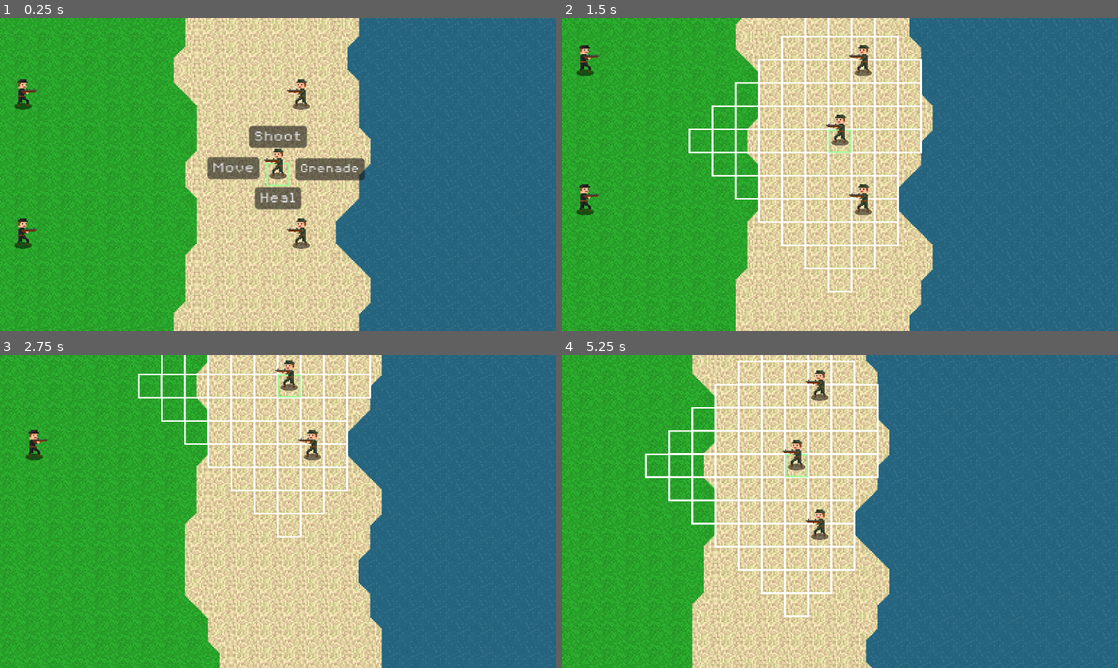
Above: before the commit, frames 1-4 (two rows, left to right).
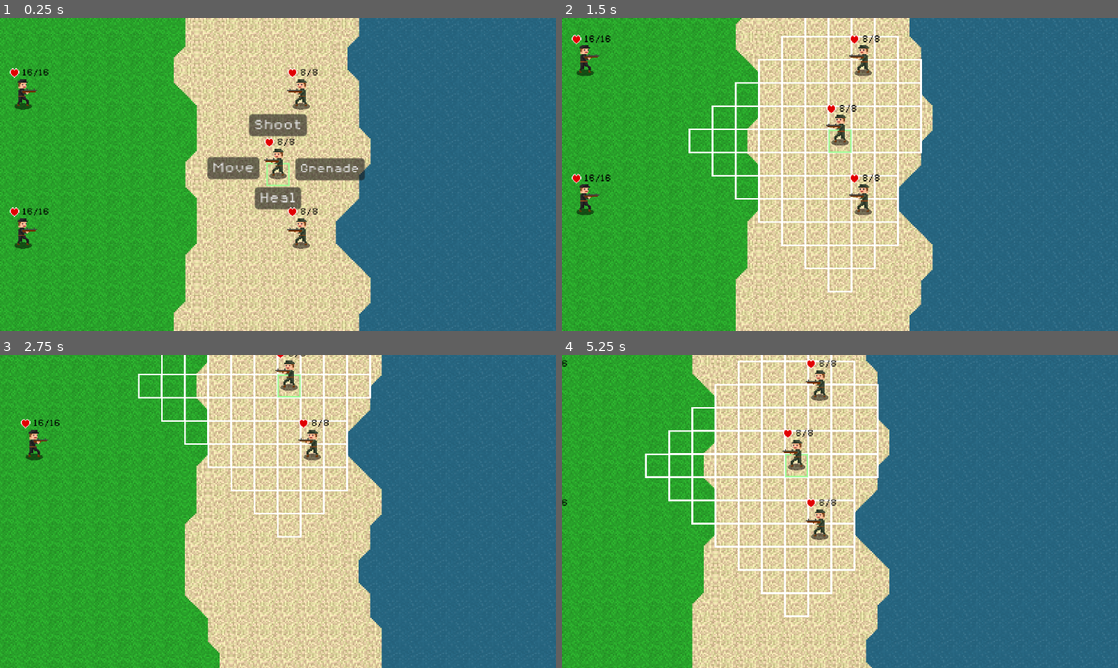
Above: after the commit, the same moments.

Repository: JLi69/thaddaysim
Game: Godot game, scene res://scenes/Main.tscn
Same seed, same stepped clock (60 frames per second), same inputs: the game is played once before the commit and once after it.
Inputs (mouse positions are in pixels of both pictures, inside the frame that each line leads up to):
- Up to frame 1 (0.25 s): no input
- Up to frame 2 (1.5 s): click "Move" at 0.5 s; move the mouse to (962, 158) at 1.27 s; hold S (camera_down) from 1.28 s (still down)
- Up to frame 3 (2.75 s): move the mouse to (166, 527) at 2.02 s; release S (camera_down) at 2.03 s; tap A (camera_left) at 2.1 s
- Up to frame 4 (5.25 s): tap Enter at 2.75 s; move the mouse to (895, 442) at 2.77 s; hold Middle mouse button (camera_move) 2.78-3.53 s; move the mouse to (812, 574) at 3.52 s; tap Right (camera_right) at 3.6 s; move the mouse to (1006, 558) at 4.27 s; tap Space (camera_stop_zoom) at 4.35 s; move the mouse to (673, 464) at 5.02 s; tap Up (camera_up) at 5.1 s

The runs differ from the first frame. In frame 1, 1.2% of the frame differs, in the area x 1-58%, y 16-64%; in frame 2, 0.4%; in frame 3, 0.2%; in frame 4, 0.3%.

Commit message:
started work on health

Diff:
--- a/scenes/AlliedSoldier.tscn
+++ b/scenes/AlliedSoldier.tscn
@@ -1,10 +1,11 @@
-[gd_scene load_steps=22 format=3 uid="uid://o3ai05q6n00j"]
+[gd_scene load_steps=23 format=3 uid="uid://o3ai05q6n00j"]
 
 [ext_resource type="Texture2D" uid="uid://cm6kxt2fqq8s5" path="res://art/soldier.png" id="1_nvo2k"]
 [ext_resource type="Script" path="res://scripts/allied_soldier.gd" id="2_at5eq"]
 [ext_resource type="Texture2D" uid="uid://dtl8xc6daks87" path="res://art/shadow.png" id="3_ojkwm"]
 [ext_resource type="FontFile" uid="uid://b83lr4reqbm0y" path="res://fonts/8BitOperator/8bitOperatorPlus8-Regular.ttf" id="4_jsfsn"]
 [ext_resource type="Script" path="res://scripts/allied_soldier_buttons.gd" id="4_wx0ji"]
+[ext_resource type="Texture2D" uid="uid://gtmsubhl8mbc" path="res://art/heart.png" id="6_huid0"]
 
 [sub_resource type="AtlasTexture" id="AtlasTexture_4u63t"]
 atlas = ExtResource("1_nvo2k")
@@ -152,9 +153,9 @@
 
 [node name="Shoot" type="Button" parent="Buttons"]
 offset_left = -25.0
-offset_top = -27.5
+offset_top = -37.5
 offset_right = 25.0
-offset_bottom = -8.5
+offset_bottom = -18.5
 theme_override_fonts/font = ExtResource("4_jsfsn")
 theme_override_font_sizes/font_size = 14
 text = "Shoot"
@@ -180,4 +181,20 @@
 text = "Heal"
 metadata/_edit_use_anchors_ = true
 
+[node name="Heart" type="Sprite2D" parent="."]
+position = Vector2(-7.5, -12.5)
+scale = Vector2(0.5, 0.5)
+texture = ExtResource("6_huid0")
+
+[node name="HP" type="Label" parent="Heart"]
+offset_left = 12.5
+offset_top = -7.5
+offset_right = 108.5
+offset_bottom = 15.5
+theme_override_colors/font_color = Color(0, 0, 0, 1)
+theme_override_fonts/font = ExtResource("4_jsfsn")
+theme_override_font_sizes/font_size = 18
+text = "hp/max hp"
+metadata/_edit_use_anchors_ = true
+
 [connection signal="pressed" from="Buttons/Move" to="Buttons" method="_on_move_pressed"]
--- a/scenes/AxisSoldier.tscn
+++ b/scenes/AxisSoldier.tscn
@@ -1,10 +1,11 @@
-[gd_scene load_steps=22 format=3 uid="uid://cndr272gpptp8"]
+[gd_scene load_steps=23 format=3 uid="uid://cndr272gpptp8"]
 
 [ext_resource type="Texture2D" uid="uid://b4cnnpdivfsmu" path="res://art/axis_soldier.png" id="1_05sra"]
 [ext_resource type="Script" path="res://scripts/axis_soldier.gd" id="2_057vq"]
 [ext_resource type="Texture2D" uid="uid://dtl8xc6daks87" path="res://art/shadow.png" id="2_geepr"]
 [ext_resource type="Script" path="res://scenes/axis_soldier_buttons.gd" id="4_ledci"]
 [ext_resource type="FontFile" uid="uid://b83lr4reqbm0y" path="res://fonts/8BitOperator/8bitOperatorPlus8-Regular.ttf" id="5_if13f"]
+[ext_resource type="Texture2D" uid="uid://gtmsubhl8mbc" path="res://art/heart.png" id="6_dp8f4"]
 
 [sub_resource type="AtlasTexture" id="AtlasTexture_w4hl3"]
 atlas = ExtResource("1_05sra")
@@ -151,9 +152,9 @@
 
 [node name="Shoot" type="Button" parent="Buttons"]
 offset_left = -25.0
-offset_top = -28.75
+offset_top = -38.75
 offset_right = 25.0
-offset_bottom = -9.75
+offset_bottom = -19.75
 theme_override_fonts/font = ExtResource("5_if13f")
 theme_override_font_sizes/font_size = 14
 text = "Shoot"
@@ -176,4 +177,20 @@
 theme_override_font_sizes/font_size = 14
 text = "Landmine"
 
+[node name="Heart" type="Sprite2D" parent="."]
+position = Vector2(-7.5, -12.5)
+scale = Vector2(0.5, 0.5)
+texture = ExtResource("6_dp8f4")
+
+[node name="HP" type="Label" parent="Heart"]
+offset_left = 12.5
+offset_top = -7.5
+offset_right = 108.5
+offset_bottom = 15.5
+theme_override_colors/font_color = Color(0, 0, 0, 1)
+theme_override_fonts/font = ExtResource("5_if13f")
+theme_override_font_sizes/font_size = 18
+text = "hp/max hp"
+metadata/_edit_use_anchors_ = true
+
 [connection signal="pressed" from="Buttons/Move" to="Buttons" method="_on_move_pressed"]
--- a/scripts/allied_soldier.gd
+++ b/scripts/allied_soldier.gd
@@ -10,6 +10,9 @@
 var size: Vector2i = Vector2i.ZERO
 
 var action: String = ""
+
+@export var hp: int = 8
+@export var max_hp: int = 8
 
 func get_tile_pos() -> Vector2i:
 	var px = int(floor(position.x / tilesz))
@@ -190,6 +193,9 @@
 	$Buttons.hide()
 
 func _process(delta: float) -> void:
+	# set health text
+	$Heart/HP.text = str(hp) + "/" + str(max_hp)
+
 	var tilepos = get_tile_pos()
 
 	var diff = Vector2i(targetx - startx, targety - starty)
--- a/scripts/axis_soldier.gd
+++ b/scripts/axis_soldier.gd
@@ -10,6 +10,9 @@
 var size: Vector2i = Vector2i.ZERO
 
 var action: String = ""
+
+@export var hp: int = 16
+@export var max_hp: int = 16
 
 func get_tile_pos() -> Vector2i:
 	var px = int(floor(position.x / tilesz))
@@ -74,6 +77,9 @@
 	$Buttons.hide()
 
 func _process(delta: float) -> void:
+	# set health text
+	$Heart/HP.text = str(hp) + "/" + str(max_hp)
+
 	var tilepos = get_tile_pos()
 
 	var diff = Vector2i(targetx - startx, targety - starty)
Binary file added: art/heart.png
Not shown, added: art/heart.png.import
